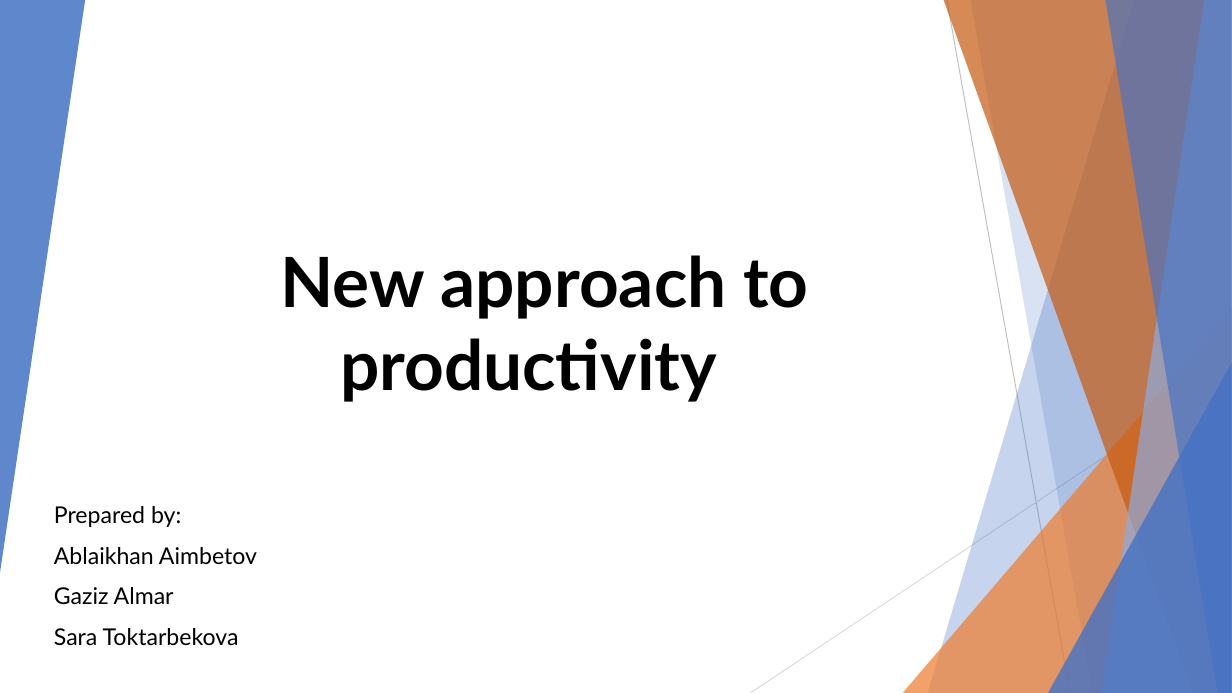
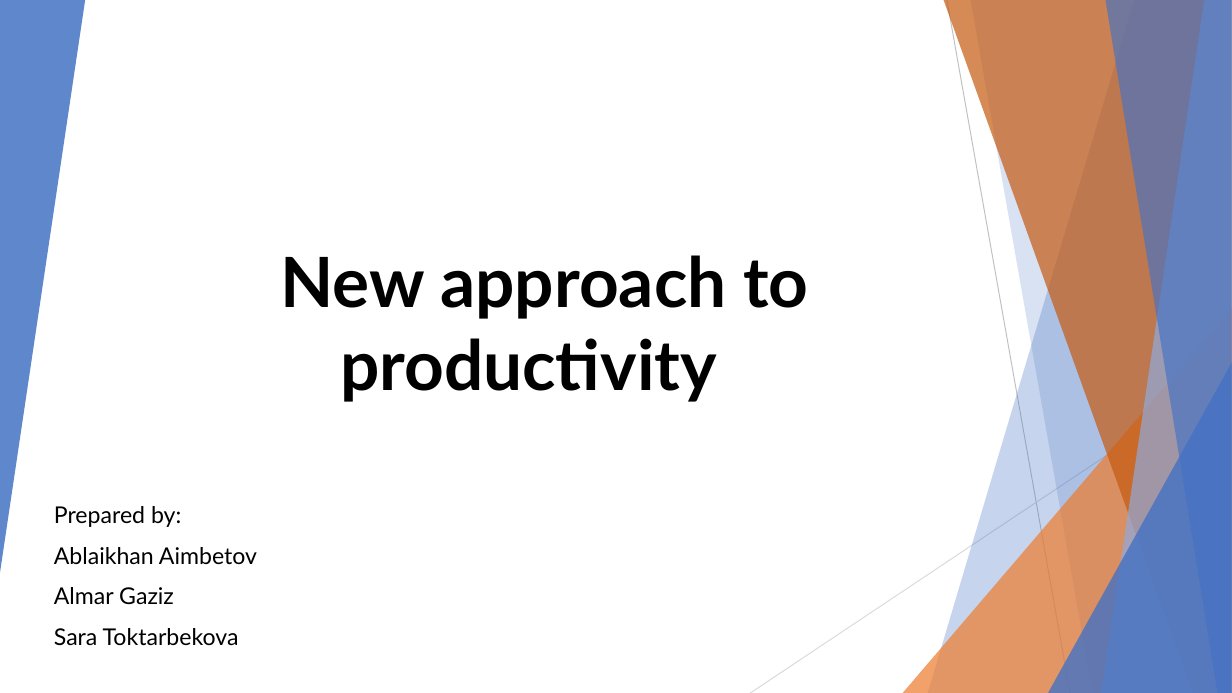
Before and after one commit to BekA-012/ms_kbtu_dv, a slide deck: slide 1 of HW #1/New approach to productivity.pptx. Drawn at 1232x693 pixels with LibreOffice and Linux fonts; fonts in the diff are those of the drawing. Boxes give left, top, right and bottom in pixels: in the first picture for what was removed or moved away, otherwise in the second. Text is boxed around its words. In the diff, an @@ line names an element or a change of style, - is before the commit and + after.

```diff
--- a/HW #1/New approach to productivity.pptx
+++ b/HW #1/New approach to productivity.pptx
@@ subtitle at box(54, 587, 174, 605): text changed @@
-Gaziz Almar
+Almar Gaziz
```
Also in this commit, not shown: 1 other slide changed, 2 slides added, 1 other file.
